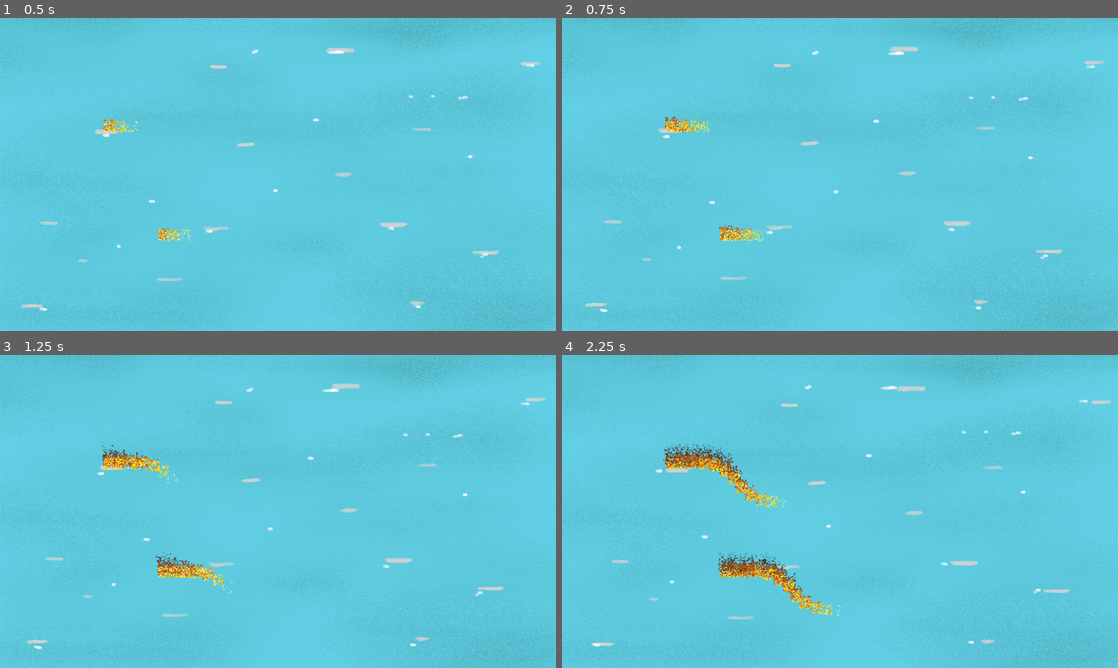
Above: before the commit, frames 1-4 (two rows, left to right).
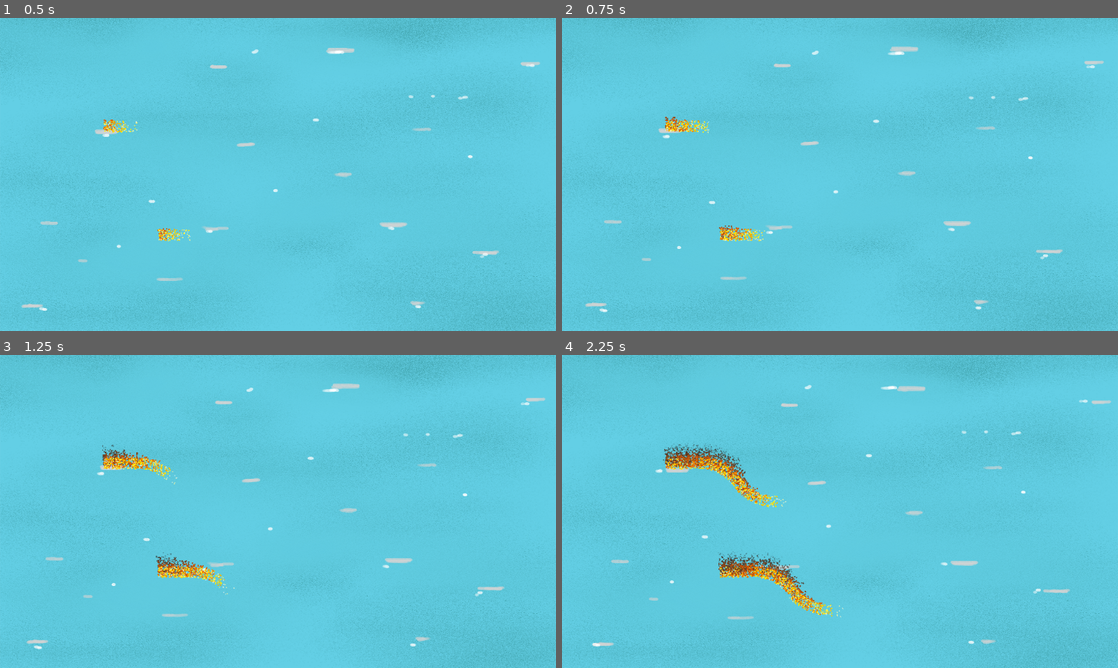
Above: after the commit, the same moments.

Repository: DoubleTroubleGames/hooksharks
Game: Godot game, scene res://main.tscn
Two runs of this game, one before a commit and one after it. Both use one fixed random seed, a clock stepped at 60 frames per second and the inputs below.
Inputs:
- Up to frame 1 (0.5 s): no input
- Up to frame 2 (0.75 s): hold Right (ui_right) from 0.53 s (still down)
- Up to frame 3 (1.25 s): keep holding Right (ui_right)
- Up to frame 4 (2.25 s): release Right (ui_right) at 1.28 s; hold Left (ui_left) 1.28-2.03 s; hold Right (ui_right) from 2.03 s (still down)

Frame 1 is identical in both runs. In frame 2, less than 0.1% of the frame differs, in the area x 24-37%, y 32-72%; in frame 3, 0.4%; in frame 4, 1.5%, in the area x 23-51%, y 28-84%.

Commit message:
Rotation on trail

Diff:
--- a/project/player/player.gd
+++ b/project/player/player.gd
@@ -64,6 +64,7 @@
 func create_trail(pos):
 	var trail = TRAIL.instance()
 	trail.position = pos
+	trail.rotation = speed2.angle()
 	last_trail_pos = trail.position
 	map.add_child(trail)
 
